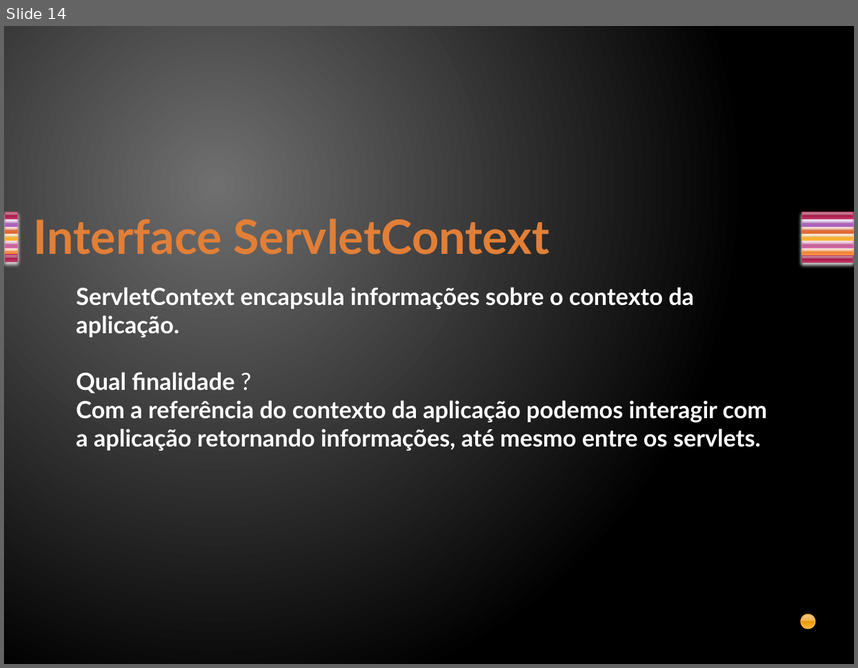
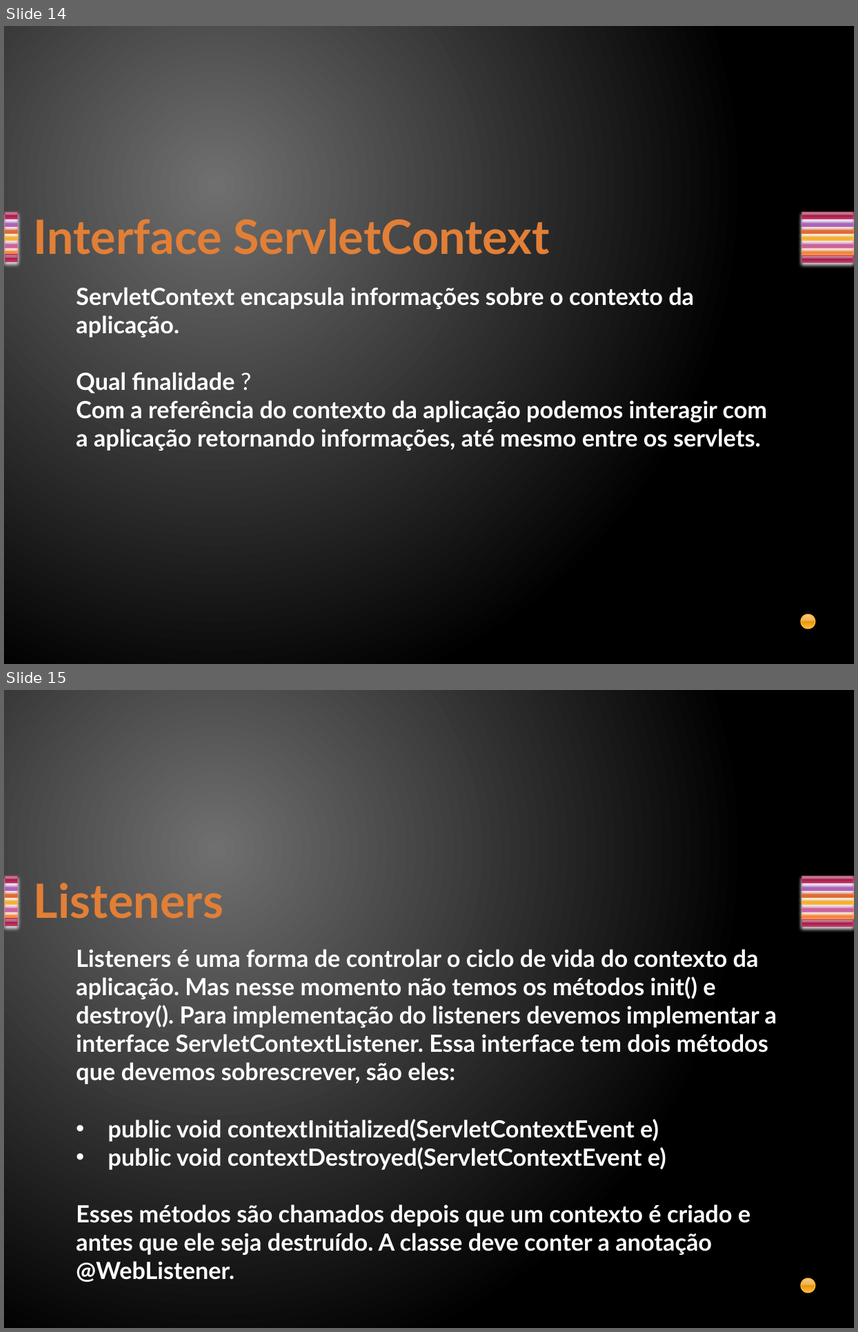
Before and after one commit to davirj9/javaAvancado, a slide deck: AulasAvancado/src/main/resources/br/com/Aula2/Servlets.pptx. Shown one above the other, each under a label of ours: slide 14 before the commit, slides 14 and 15 after it. The pictures are 858x668 and 858x1332 pixels, drawn with LibreOffice and Linux fonts; fonts in the diff are those of the drawing. Boxes give left, top, right and bottom in pixels: in the first picture for what was removed or moved away, otherwise in the second. Text is boxed around its words. In the diff, an @@ line names an element or a change of style, - is before the commit and + after.

Commit message:
ppt de Servlet

```diff
--- a/AulasAvancado/src/main/resources/br/com/Aula2/Servlets.pptx
+++ b/AulasAvancado/src/main/resources/br/com/Aula2/Servlets.pptx
@@ slide 15 added at bbox=[4, 690, 854, 1328], background gradient #707070 to #000000; not listed: 15 template elements that a slide beside it also shows @@
@@ title added at bbox=[34, 883, 223, 918], 40 pt, text gradient #E38037 to #FA8D3D, bold @@
+Listeners
@@ text added at bbox=[76, 949, 777, 1281], 20 pt, text #FFFFFF, bold @@
+Listeners é uma forma de controlar o ciclo de vida do contexto da aplicação. Mas nesse momento não temos os métodos init() e destroy(). Para implementação do listeners devemos implementar a interface ServletContextListener. Essa interface tem dois métodos que devemos sobrescrever, são eles:
+• public void contextInitialized(ServletContextEvent e)
+• public void contextDestroyed(ServletContextEvent e)
+Esses métodos são chamados depois que um contexto é criado e antes que ele seja destruído. A classe deve conter a anotação @WebListener.
```
Also in this commit, not shown: 1 other slide added.
